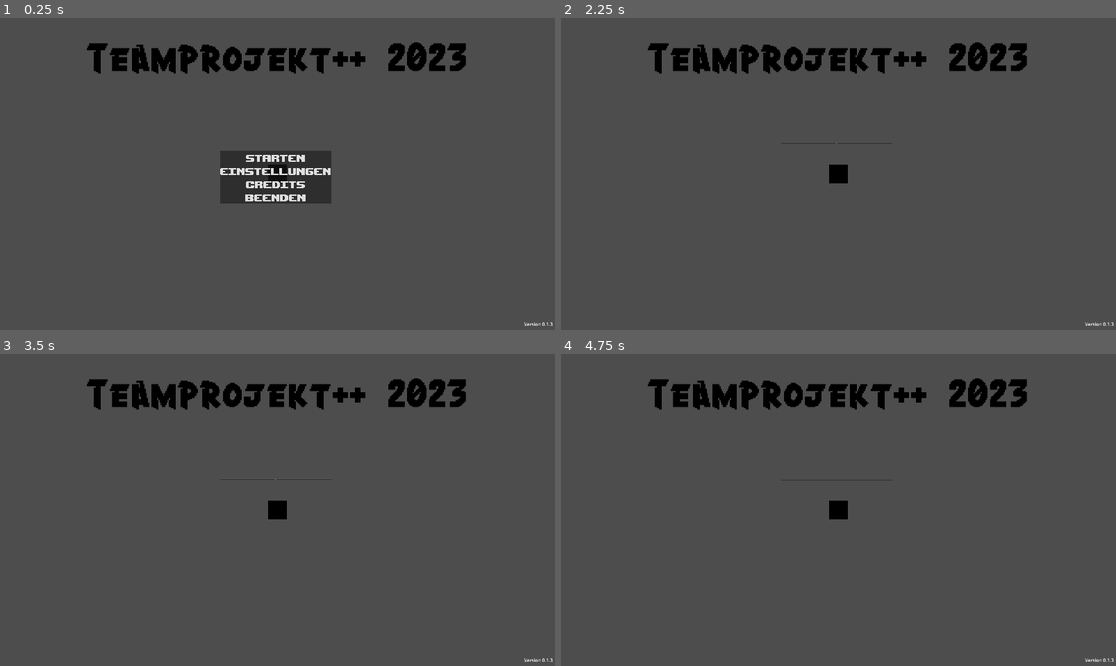
Above: before the commit, frames 1-4 (two rows, left to right).
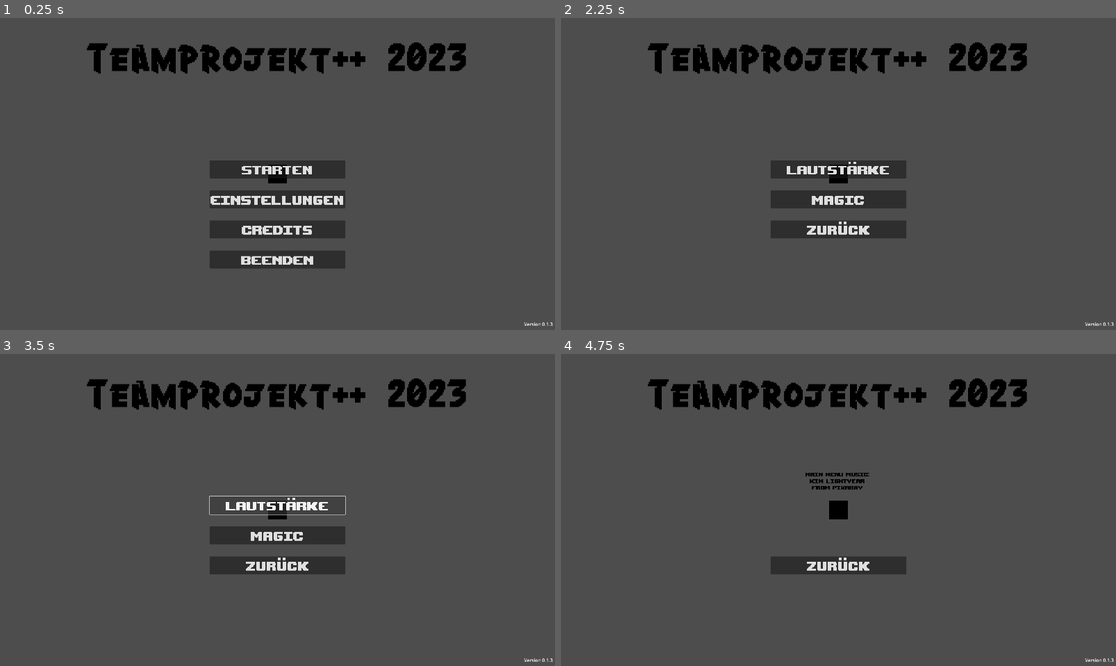
Above: after the commit, the same moments.

Repository: NickZelt/Teamproject23
Game: Godot game, scene res://scenes/main.tscn
The game is run twice, just before and just after one commit, with the same random seed, the same clock (stepped at 60 frames per second) and the same inputs. Video files are missing from this copy of the repository; at most half a second of black plays in their place.
Inputs:
- Up to frame 1 (0.25 s): no input
- Up to frame 2 (2.25 s): click "Starten" at 0.5 s; click "Zurück zum Hauptmenü" at 1.25 s; click "Einstellungen" at 2 s
- Up to frame 3 (3.5 s): click "Lautstärke" at 2.75 s
- Up to frame 4 (4.75 s): click "Zurück" at 3.5 s; click "Credits" at 4.25 s

The runs differ from the first frame. In frame 1, 5.5% of the frame differs, in the area x 37-63%, y 42-81%; in frame 2, 4.1%; in frame 3, 3.3%; in frame 4, 1.6%.

Commit message:
Fixed Main Menu

Diff:
--- a/scenes/menus/main_menu.tscn
+++ b/scenes/menus/main_menu.tscn
@@ -74,81 +74,171 @@
 grow_vertical = 0
 text = "Version 0.1.3"
 
-[node name="MarginContainer" type="MarginContainer" parent="."]
-layout_mode = 1
-anchors_preset = 8
-anchor_left = 0.5
-anchor_top = 0.5
-anchor_right = 0.5
-anchor_bottom = 0.5
-offset_left = -8274.0
-offset_top = -2388.5
-offset_right = -566.0
-offset_bottom = 2388.5
-grow_horizontal = 2
-grow_vertical = 2
-scale = Vector2(0.05, 0.05)
-pivot_offset = Vector2(8500, 2400)
-
-[node name="Main" type="VBoxContainer" parent="MarginContainer"]
-layout_mode = 2
-alignment = 1
-
-[node name="Play" type="Button" parent="MarginContainer/Main"]
-layout_mode = 2
-theme_override_fonts/font = ExtResource("5_0i0d2")
-theme_override_font_sizes/font_size = 1000
+[node name="MainMenu" type="Control" parent="."]
+anchors_preset = 0
+offset_right = 40.0
+offset_bottom = 40.0
+
+[node name="Play" type="Button" parent="MainMenu"]
+layout_mode = 2
+anchor_left = 0.5
+anchor_top = 0.5
+anchor_right = 0.5
+anchor_bottom = 0.5
+offset_left = 705.0
+offset_top = 473.0
+offset_right = 1175.0
+offset_bottom = 535.0
+grow_horizontal = 2
+grow_vertical = 2
+theme_override_fonts/font = ExtResource("5_0i0d2")
+theme_override_font_sizes/font_size = 60
 text = "Starten"
 
-[node name="Options" type="Button" parent="MarginContainer/Main"]
-layout_mode = 2
-theme_override_fonts/font = ExtResource("5_0i0d2")
-theme_override_font_sizes/font_size = 1000
+[node name="Options" type="Button" parent="MainMenu"]
+layout_mode = 2
+anchor_left = 0.5
+anchor_top = 0.5
+anchor_right = 0.5
+anchor_bottom = 0.5
+offset_left = 705.0
+offset_top = 577.0
+offset_right = 1175.0
+offset_bottom = 639.0
+grow_horizontal = 2
+grow_vertical = 2
+theme_override_fonts/font = ExtResource("5_0i0d2")
+theme_override_font_sizes/font_size = 60
 text = "Einstellungen"
 
-[node name="Credits" type="Button" parent="MarginContainer/Main"]
-layout_mode = 2
-theme_override_fonts/font = ExtResource("5_0i0d2")
-theme_override_font_sizes/font_size = 1000
+[node name="Credits" type="Button" parent="MainMenu"]
+layout_mode = 2
+anchor_left = 0.5
+anchor_top = 0.5
+anchor_right = 0.5
+anchor_bottom = 0.5
+offset_left = 705.0
+offset_top = 681.0
+offset_right = 1175.0
+offset_bottom = 743.0
+grow_horizontal = 2
+grow_vertical = 2
+theme_override_fonts/font = ExtResource("5_0i0d2")
+theme_override_font_sizes/font_size = 60
 text = "Credits"
 
-[node name="Quit" type="Button" parent="MarginContainer/Main"]
-layout_mode = 2
-theme_override_fonts/font = ExtResource("5_0i0d2")
-theme_override_font_sizes/font_size = 1000
+[node name="Quit" type="Button" parent="MainMenu"]
+layout_mode = 2
+anchor_left = 0.5
+anchor_top = 0.5
+anchor_right = 0.5
+anchor_bottom = 0.5
+offset_left = 705.0
+offset_top = 785.0
+offset_right = 1175.0
+offset_bottom = 847.0
+grow_horizontal = 2
+grow_vertical = 2
+theme_override_fonts/font = ExtResource("5_0i0d2")
+theme_override_font_sizes/font_size = 60
 text = "Beenden"
 
-[node name="Options" type="VBoxContainer" parent="MarginContainer"]
+[node name="OptionMenu" type="Control" parent="."]
 visible = false
-layout_mode = 2
-
-[node name="Volume" type="Button" parent="MarginContainer/Options"]
-layout_mode = 2
+anchors_preset = 0
+offset_right = 40.0
+offset_bottom = 40.0
+
+[node name="Volume" type="Button" parent="OptionMenu"]
+layout_mode = 2
+anchor_left = 0.5
+anchor_top = 0.5
+anchor_right = 0.5
+anchor_bottom = 0.5
+offset_left = 705.0
+offset_top = 473.0
+offset_right = 1175.0
+offset_bottom = 535.0
+grow_horizontal = 2
+grow_vertical = 2
+theme_override_fonts/font = ExtResource("5_0i0d2")
+theme_override_font_sizes/font_size = 60
 text = "Lautstärke"
 
-[node name="Back" type="Button" parent="MarginContainer/Options"]
-layout_mode = 2
+[node name="MagicButton" type="Button" parent="OptionMenu"]
+layout_mode = 2
+anchor_left = 0.5
+anchor_top = 0.5
+anchor_right = 0.5
+anchor_bottom = 0.5
+offset_left = 705.0
+offset_top = 577.0
+offset_right = 1175.0
+offset_bottom = 639.0
+grow_horizontal = 2
+grow_vertical = 2
+theme_override_fonts/font = ExtResource("5_0i0d2")
+theme_override_font_sizes/font_size = 60
+text = "Magic"
+
+[node name="BackToMainMenu" type="Button" parent="OptionMenu"]
+layout_mode = 2
+anchor_left = 0.5
+anchor_top = 0.5
+anchor_right = 0.5
+anchor_bottom = 0.5
+offset_left = 705.0
+offset_top = 681.0
+offset_right = 1175.0
+offset_bottom = 743.0
+grow_horizontal = 2
+grow_vertical = 2
+theme_override_fonts/font = ExtResource("5_0i0d2")
+theme_override_font_sizes/font_size = 60
 text = "Zurück"
 
-[node name="Credits" type="VBoxContainer" parent="MarginContainer"]
+[node name="Credits" type="Control" parent="."]
 visible = false
-layout_mode = 2
-
-[node name="Label" type="Label" parent="MarginContainer/Credits"]
-layout_mode = 2
-theme_override_colors/font_color = Color(0, 0, 0, 1)
-text = "Main Menu Music:
+anchors_preset = 0
+offset_right = 40.0
+offset_bottom = 40.0
+
+[node name="CreditsBackToMenu" type="Button" parent="Credits"]
+layout_mode = 2
+anchor_left = 0.5
+anchor_top = 0.5
+anchor_right = 0.5
+anchor_bottom = 0.5
+offset_left = 705.0
+offset_top = 681.0
+offset_right = 1175.0
+offset_bottom = 743.0
+grow_horizontal = 2
+grow_vertical = 2
+theme_override_fonts/font = ExtResource("5_0i0d2")
+theme_override_font_sizes/font_size = 60
+text = "Zurück"
+
+[node name="RichTextLabel" type="RichTextLabel" parent="Credits"]
+layout_mode = 0
+offset_left = 724.0
+offset_top = 382.0
+offset_right = 1189.0
+offset_bottom = 701.0
+theme_override_colors/default_color = Color(0, 0, 0, 1)
+theme_override_fonts/normal_font = ExtResource("5_0i0d2")
+theme_override_font_sizes/normal_font_size = 25
+bbcode_enabled = true
+text = "[center]
+Main Menu Music:
 Kim Lightyear
 from Pixabay"
 
-[node name="CreditBack" type="Button" parent="MarginContainer/Credits"]
-layout_mode = 2
-text = "Zurück"
-
-[connection signal="pressed" from="MarginContainer/Main/Play" to="." method="_on_play_pressed"]
-[connection signal="pressed" from="MarginContainer/Main/Options" to="." method="_on_options_pressed"]
-[connection signal="pressed" from="MarginContainer/Main/Credits" to="." method="_on_credits_pressed"]
-[connection signal="pressed" from="MarginContainer/Main/Quit" to="." method="_on_quit_pressed"]
-[connection signal="pressed" from="MarginContainer/Options/Volume" to="." method="_on_volume_pressed"]
-[connection signal="pressed" from="MarginContainer/Options/Back" to="." method="_on_back_pressed"]
-[connection signal="pressed" from="MarginContainer/Credits/CreditBack" to="." method="_on_credit_back_pressed"]
+[connection signal="pressed" from="MainMenu/Play" to="." method="_on_play_pressed"]
+[connection signal="pressed" from="MainMenu/Options" to="." method="_on_options_pressed"]
+[connection signal="pressed" from="MainMenu/Credits" to="." method="_on_credits_pressed"]
+[connection signal="pressed" from="MainMenu/Quit" to="." method="_on_quit_pressed"]
+[connection signal="pressed" from="OptionMenu/Volume" to="." method="_on_volume_pressed"]
+[connection signal="pressed" from="OptionMenu/MagicButton" to="." method="_on_magic_button_pressed"]
+[connection signal="pressed" from="OptionMenu/BackToMainMenu" to="." method="_on_back_to_main_menu_pressed"]
+[connection signal="pressed" from="Credits/CreditsBackToMenu" to="." method="_on_credits_back_to_menu_pressed"]
--- a/scripts/main_menu.gd
+++ b/scripts/main_menu.gd
@@ -18,13 +18,13 @@
 
 # Option Button
 func _on_options_pressed():
-	$MarginContainer/Main.hide()
-	$MarginContainer/Options.show()
+	$MainMenu.hide()
+	$OptionMenu.show()
 
 # Credit Button
 func _on_credits_pressed():
-	$MarginContainer/Main.hide()
-	$MarginContainer/Credits.show()
+	$MainMenu.hide()
+	$Credits.show()
 
 # Quit game Button
 func _on_quit_pressed():
@@ -35,12 +35,15 @@
 func _on_volume_pressed():
 	pass # Replace with function body.
 
+func _on_magic_button_pressed():
+	pass # Replace with function body.
+
 # Back to Main Menu Button
-func _on_back_pressed():
-	$MarginContainer/Options.hide()
-	$MarginContainer/Main.show()
+func _on_back_to_main_menu_pressed():
+	$MainMenu.show()
+	$OptionMenu.hide()
 
 #################### Credit Menu ####################
-func _on_credit_back_pressed():
-	$MarginContainer/Credits.hide()
-	$MarginContainer/Main.show()
+func _on_credits_back_to_menu_pressed():
+	$MainMenu.show()
+	$Credits.hide()
Not shown, changed: export_presets.cfg
